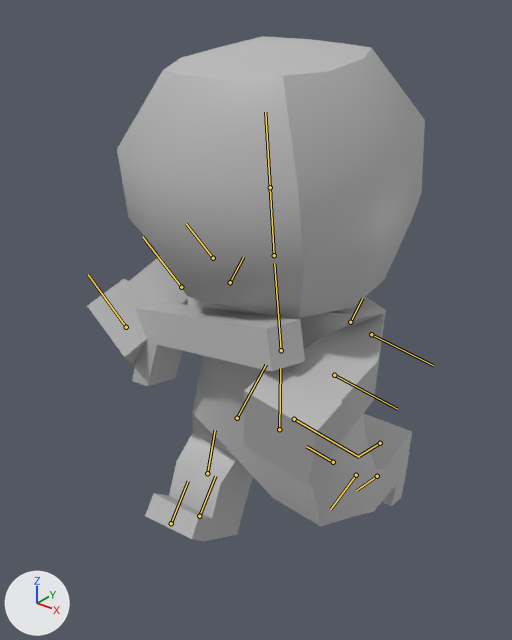
One commit to the FBX model Assets/Models (Thannia)/character@running.fbx: the scene before it, then after it.
The view is the same before and after, from a 50 mm camera at (0.0165, -0.0276, 0.0317) aimed at (-0.0049, -0.0009, 0.0151). Lighting does not change. The marker at lower left points along +X, +Y and +Z. Both versions are drawn at the pose saved in each file; the numbers are the values there. The bones that bend it are drawn over the model as lines.

In view in the first picture: 'character', 'pCube1'.
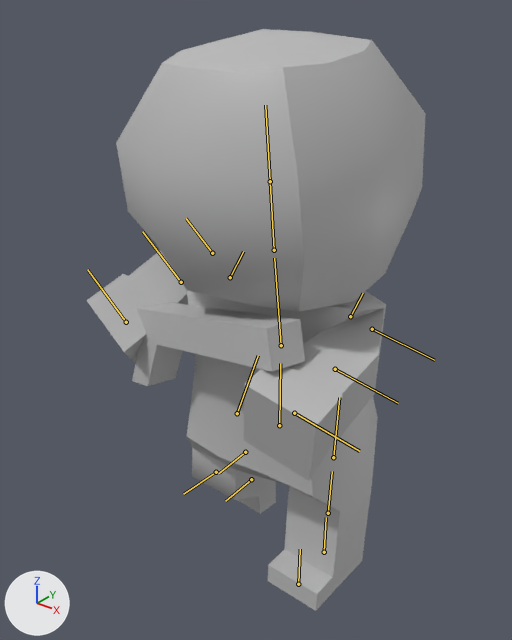
Edits to the bpy script that builds the scene:
```text
Change bone_character3_hips:
    where bone_character3_hips = bpy.data.objects['Character3_Reference'].pose.bones['Character3_Hips']
    bone_character3_hips.location: (0.0, -0.03, 0.0) -> (0.0, 0.0, 0.0)
Change bone_character3_leftupleg:
    where bone_character3_leftupleg = bpy.data.objects['Character3_Reference'].pose.bones['Character3_LeftUpLeg']  # child of 'Character3_Hips'
    bone_character3_leftupleg.rotation_quaternion: (0.918, 0.396, 0.0, 0.0) -> (0.999, -0.033, 0.0, 0.0)  # degrees (47, 0, 0) -> degrees (-4, 0, 0)
Change bone_character3_leftleg:
    where bone_character3_leftleg = bpy.data.objects['Character3_Reference'].pose.bones['Character3_LeftLeg']  # child of 'Character3_LeftUpLeg'
    bone_character3_leftleg.rotation_quaternion: (0.866, 0.501, 0.0, 0.0) -> (1.0, 0.0, 0.0, 0.0)  # degrees (60, 0, 0) -> degrees (0, 0, 0)
Change bone_character3_leftfoot:
    where bone_character3_leftfoot = bpy.data.objects['Character3_Reference'].pose.bones['Character3_LeftFoot']  # child of 'Character3_LeftLeg'
    bone_character3_leftfoot.rotation_quaternion: (0.972, -0.235, 0.0, 0.0) -> (1.0, 0.028, 0.0, 0.0)  # degrees (-27, 0, 0) -> degrees (3, 0, 0)
Change bone_character3_rightupleg:
    where bone_character3_rightupleg = bpy.data.objects['Character3_Reference'].pose.bones['Character3_RightUpLeg']  # child of 'Character3_Hips'
    bone_character3_rightupleg.rotation_quaternion: (0.912, -0.41, 0.0, 0.0) -> (0.959, -0.283, 0.0, 0.0)  # degrees (-48, 0, 0) -> degrees (-33, 0, 0)
Change bone_character3_rightleg:
    where bone_character3_rightleg = bpy.data.objects['Character3_Reference'].pose.bones['Character3_RightLeg']  # child of 'Character3_RightUpLeg'
    bone_character3_rightleg.rotation_quaternion: (0.962, 0.272, 0.0, 0.0) -> (0.5, 0.866, 0.0, 0.0)  # degrees (32, 0, 0) -> degrees (120, 0, 0)
Change bone_character3_rightfoot:
    where bone_character3_rightfoot = bpy.data.objects['Character3_Reference'].pose.bones['Character3_RightFoot']  # child of 'Character3_RightLeg'
    bone_character3_rightfoot.rotation_quaternion: (0.985, -0.17, 0.0, 0.0) -> (0.999, 0.042, 0.0, 0.0)  # degrees (-20, 0, 0) -> degrees (5, 0, 0)
```

Boxes [x1, y1, x2, y2] around the edits, measured in the pictures (512 x 640 px):
'character', posed (15% taller)
    before: [87, 36, 425, 541]
    after: [86, 29, 426, 611]
bone 'Character3_Hips', root to tip
    before: (279, 429) to (280, 368)
    after: (279, 425) to (280, 363)
bone 'Character3_LeftUpLeg', root to tip
    before: (333, 462) to (306, 446)
    after: (333, 457) to (339, 397)
bone 'Character3_LeftLeg', root to tip
    before: (356, 475) to (330, 509)
    after: (328, 513) to (332, 471)
bone 'Character3_LeftFoot', root to tip
    before: (380, 443) to (359, 456)
    after: (324, 552) to (326, 517)
bone 'Character3_RightUpLeg', root to tip
    before: (237, 418) to (266, 364)
    after: (237, 413) to (258, 355)
bone 'Character3_RightLeg', root to tip
    before: (207, 473) to (215, 430)
    after: (216, 472) to (183, 494)
bone 'Character3_RightFoot', root to tip
    before: (199, 516) to (215, 476)
    after: (245, 452) to (218, 473)
